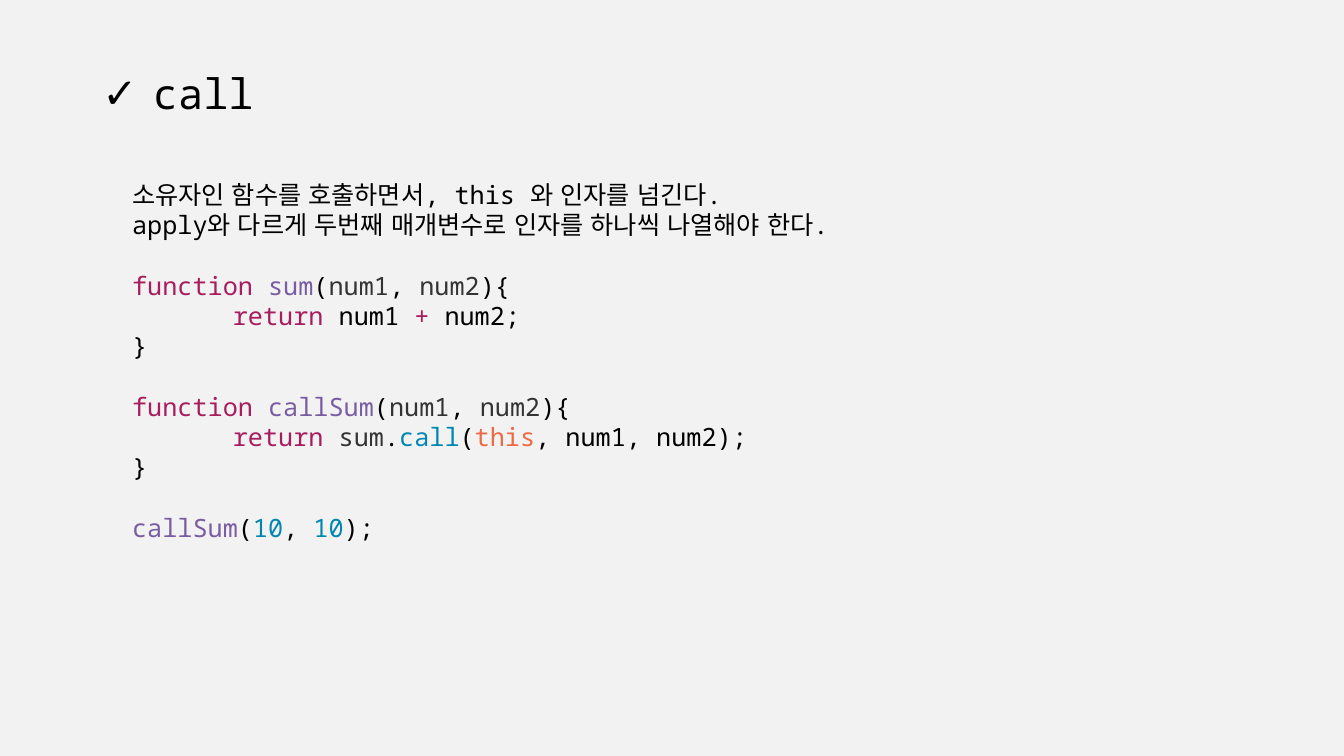
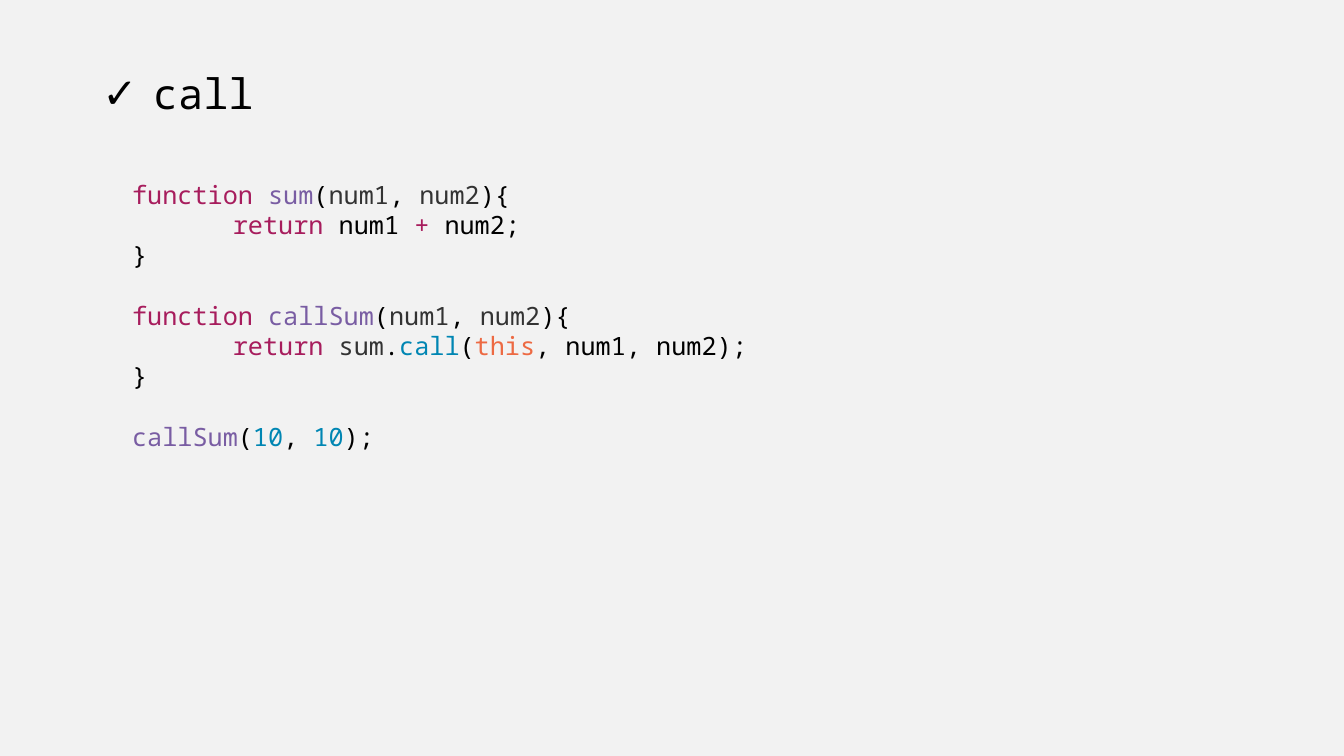
Before and after one commit to c11g/javascriptShare, a slide deck: slide 6 of 15_자바스크립트의이해_function.pptx (slide 5 before the commit). Drawn at 1344x756 pixels with LibreOffice and Linux fonts; fonts in the diff are those of the drawing. Boxes give left, top, right and bottom in pixels: in the first picture for what was removed or moved away, otherwise in the second. Text is boxed around its words. In the diff, an @@ line names an element or a change of style, - is before the commit and + after.

```diff
--- a/15_자바스크립트의이해_function.pptx
+++ b/15_자바스크립트의이해_function.pptx
@@ text at <box>132,183,828,240</box>: paragraphs removed @@
-소유자인 함수를 호출하면서, this 와 인자를 넘긴다.
-apply와 다르게 두번째 매개변수로 인자를 하나씩 나열해야 한다.
```
Also in this commit, not shown: 1 other slide changed, 3 slides added, 2 other files.
